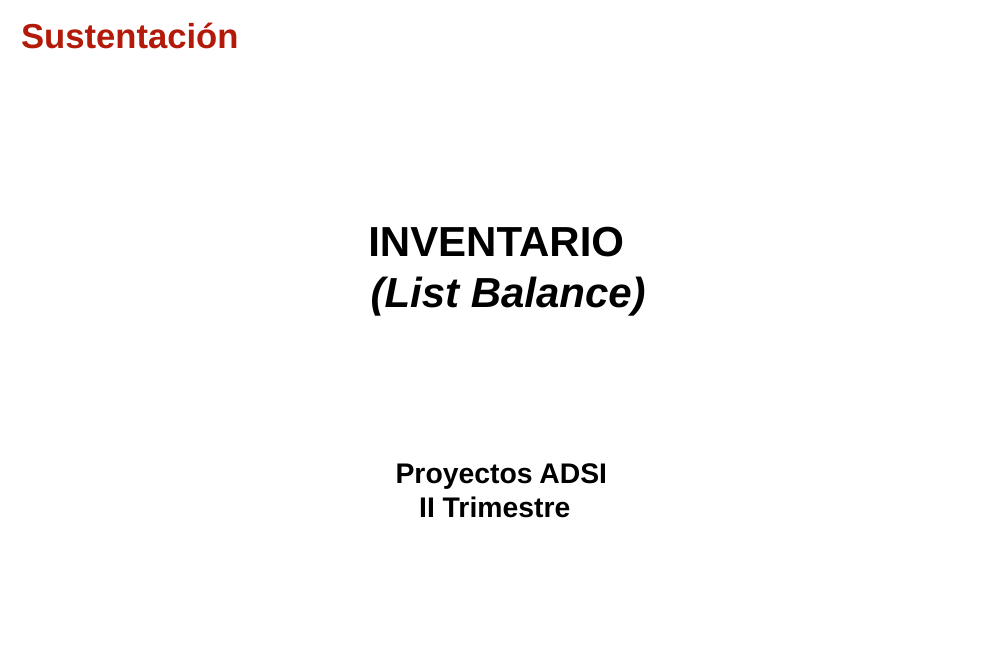
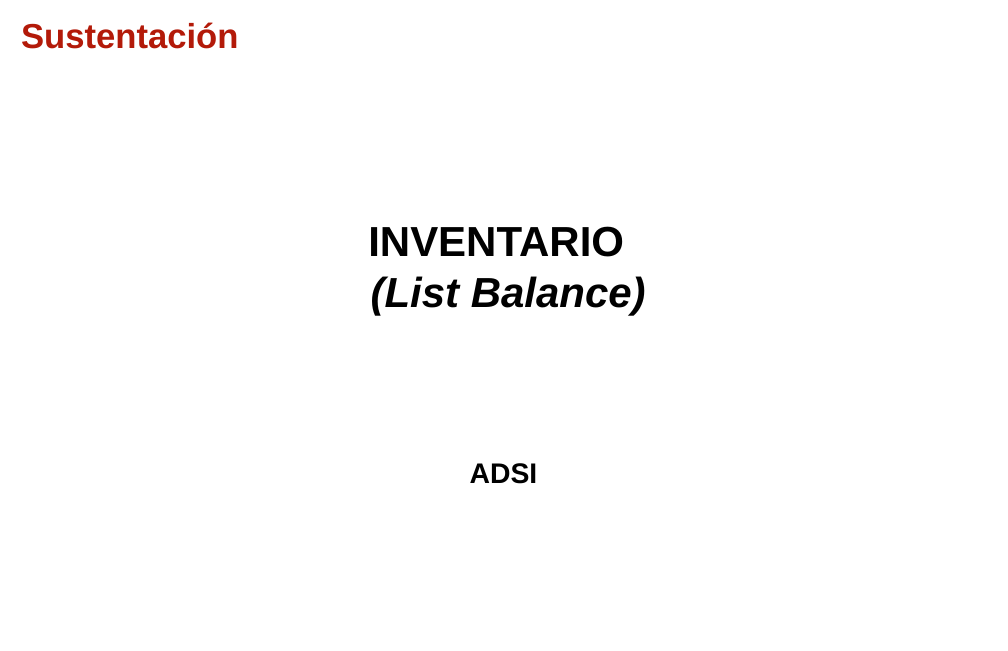
Before and after one commit to juanpa2723/INVENTARIO, a slide deck: slide 1 of Proyecto Inventario PDF/Proyecto Inventario.pptx. Drawn at 1008x651 pixels with LibreOffice and Linux fonts; fonts in the diff are those of the drawing; background and template pictures are left out. Boxes give left, top, right and bottom in pixels: in the first picture for what was removed or moved away, otherwise in the second. Text is boxed around its words. In the diff, an @@ line names an element or a change of style, - is before the commit and + after.

```diff
--- a/Proyecto Inventario PDF/Proyecto Inventario.pptx
+++ b/Proyecto Inventario PDF/Proyecto Inventario.pptx
@@ text at (x1=470, y1=463, x2=538, y2=484): text changed @@
-Proyectos ADSI
-II Trimestre
+ADSI
```
Also in this commit, not shown: 18 other slides changed, 2 slides added, 15 slides removed.
